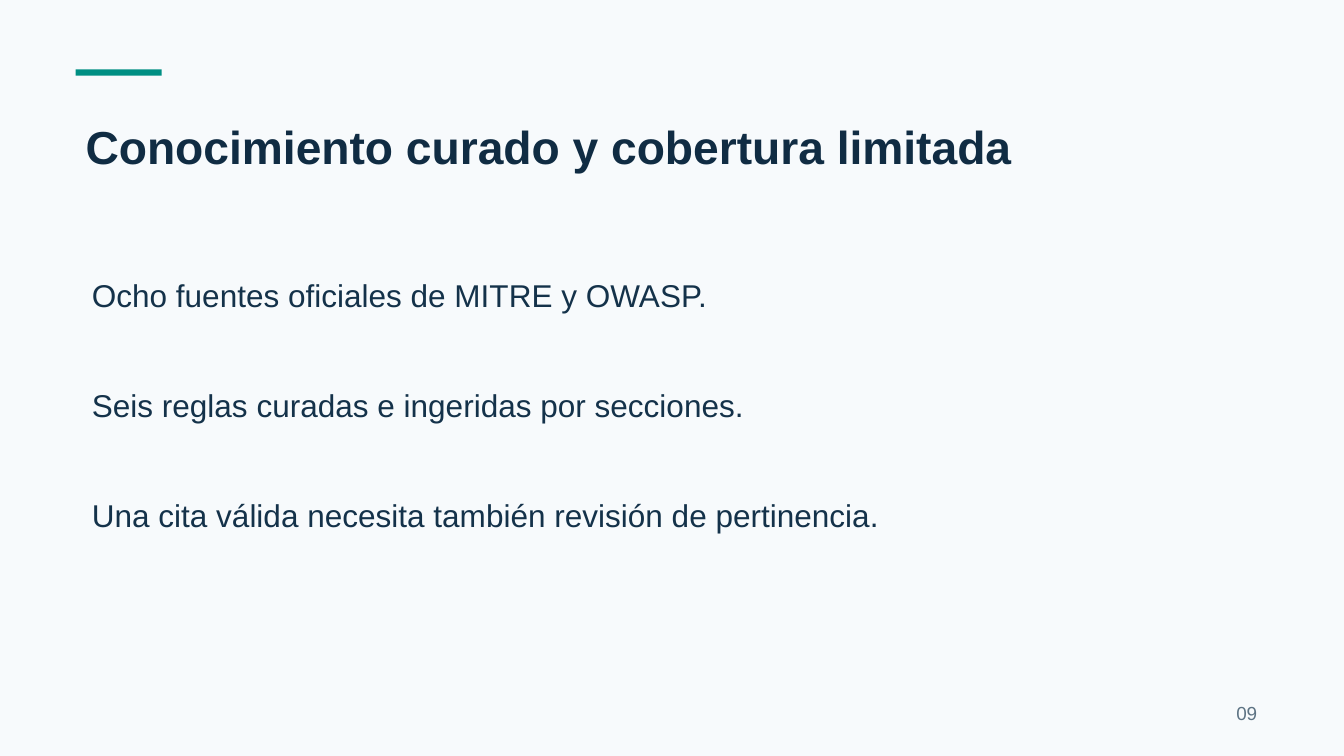
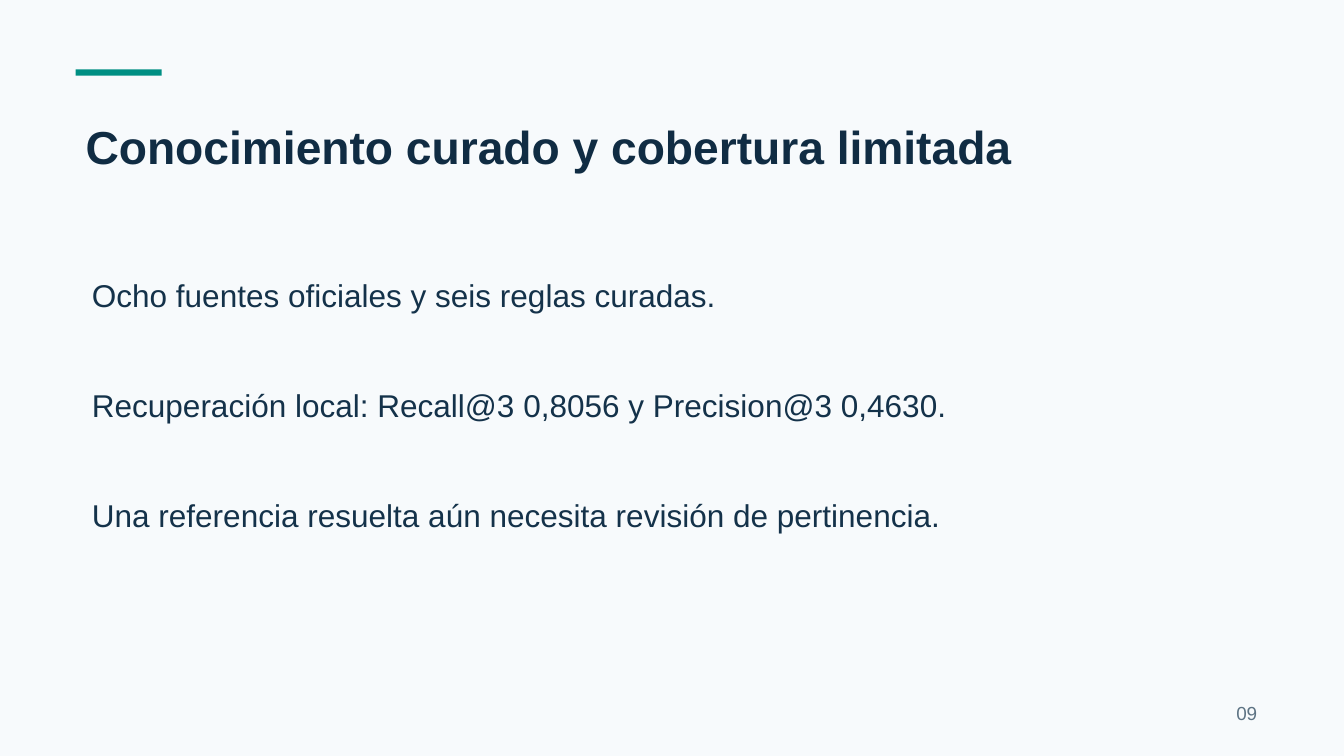
Before and after one commit to Christian-gv-01/revisor-inteligente-codigo, a slide deck: slide 9 of docs/presentacion/CODEGUARD-borrador-12-minutos.pptx. Drawn at 1344x756 pixels with LibreOffice and Linux fonts; fonts in the diff are those of the drawing. Boxes give left, top, right and bottom in pixels: in the first picture for what was removed or moved away, otherwise in the second. Text is boxed around its words. In the diff, an @@ line names an element or a change of style, - is before the commit and + after.

```diff
--- a/docs/presentacion/CODEGUARD-borrador-12-minutos.pptx
+++ b/docs/presentacion/CODEGUARD-borrador-12-minutos.pptx
@@ text at <box>92,284,716,313</box>: text changed @@
-Ocho fuentes oficiales de MITRE y OWASP.
+Ocho fuentes oficiales y seis reglas curadas.
@@ text at <box>92,393,946,423</box>: text changed @@
-Seis reglas curadas e ingeridas por secciones.
+Recuperación local: Recall@3 0,8056 y Precision@3 0,4630.
@@ text at <box>92,503,940,533</box>: text changed @@
-Una cita válida necesita también revisión de pertinencia.
+Una referencia resuelta aún necesita revisión de pertinencia.
```
Also in this commit, not shown: 6 other slides changed, 2 slides added, 2 slides removed, 4 other files.
